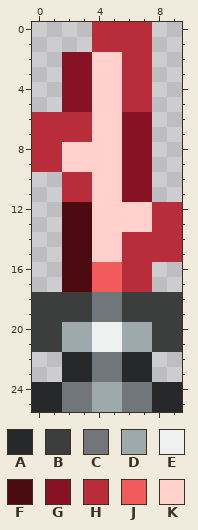
Two states of a pixel-art sprite, Content/Tiles/DynamicFixture_Item.png. This is how it looked before the edit.
The file is 10x26 pixels. Colours within 5 levels of each other are drawn and written as one.
Palette (. is transparent): A #27282a  B #3c3e3e  C #71767a  D #9da9aa  E #eef1f0  F #4c0a11  G #871223  H #b92d3b  J #f15b5b  K #ffd0cc
Pixels before, first column x 0:
 0 ....HHHH..
 1 ....HHHH..
 2 ..GGKKHH..
 3 ..GGKKHH..
 4 ..GGKKHH..
 5 ..GGKKHH..
 6 HHHHKKGG..
 7 HHHHKKGG..
 8 HHKKKKGG..
 9 HHKKKKGG..
10 ..HHKKGG..
11 ..HHKKGG..
12 ..FFKKKKHH
13 ..FFKKKKHH
14 ..FFKKHHHH
15 ..FFKKHHHH
16 ..FFJJHH..
17 ..FFJJHH..
18 BBBBCCBBBB
19 BBBBCCBBBB
20 BBDDEEDDBB
21 BBDDEEDDBB
22 ..AACCAA..
23 ..AACCAA..
24 AACCDDCCAA
25 AACCDDCCAA
And afterwards:
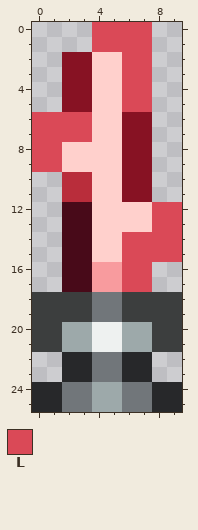
Colours new in this view: L #da4957
Edits made:
Colour F changes from #4c0a11 to #480a19.
Colour J changes from #f15b5b to #f89b9e.
Colour H gives way to colour L in rows 0 to 1 at x 4 to 7; in rows 2 to 5 at x 6 to 7; in rows 6 to 7 at x 0 to 3; in rows 8 to 9 at x 0 to 1; in rows 12 to 13 at x 8 to 9; in rows 14 to 15 at x 6 to 9.
Colour H gives way to colour L in rows 16 to 17 at x 6 to 7.
Boxes around the changes in both pictures, in picture pixels (x1, y1, x2, y2):
changed: (32, 22, 182, 292)
